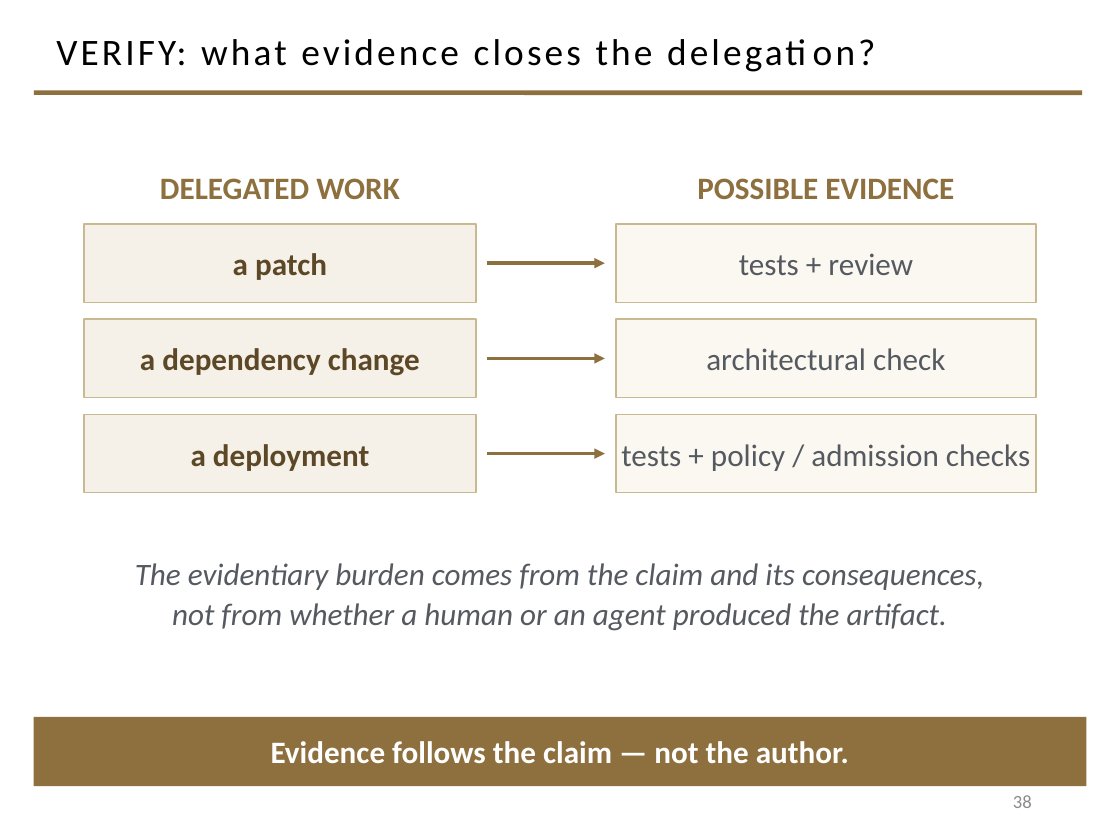
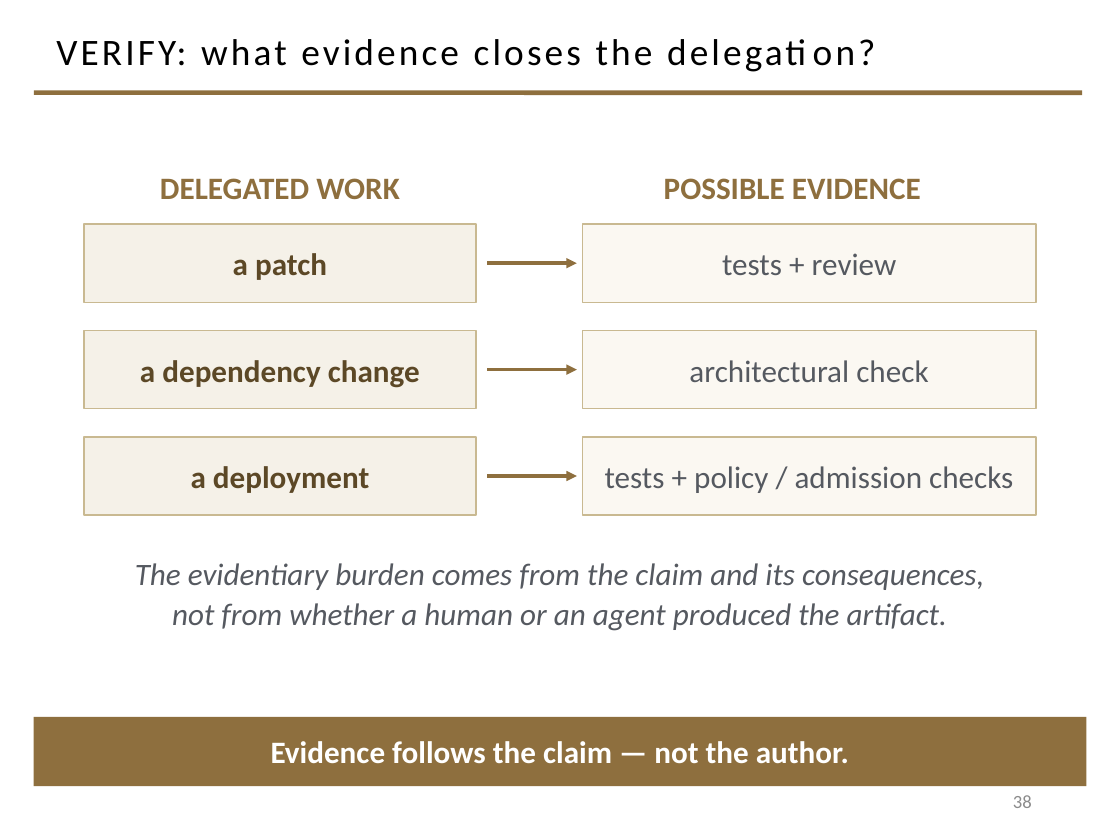
Before and after one commit to davisjam/model-based-agentic-software-engineering, a slide deck: slide 38 of course/lectures/act-2-building-systems-and-governing-changes/01-agent-levers/2-1-Agents.pptx. Drawn at 1120x840 pixels with LibreOffice and Linux fonts; fonts in the diff are those of the drawing; background and template pictures are left out. Boxes give left, top, right and bottom in pixels: in the first picture for what was removed or moved away, otherwise in the second. Text is boxed around its words. In the diff, an @@ line names an element or a change of style, - is before the commit and + after.

```diff
--- a/course/lectures/act-2-building-systems-and-governing-changes/01-agent-levers/2-1-Agents.pptx
+++ b/course/lectures/act-2-building-systems-and-governing-changes/01-agent-levers/2-1-Agents.pptx
@@ text "POSSIBLE EVIDENCE": place and size @@
-text "POSSIBLE EVIDENCE" at [697,178,954,199]
+text "POSSIBLE EVIDENCE" at [664,178,921,199]
@@ rectangle "tests + review": place and size @@
-rectangle "tests + review" at [616,224,1036,302]
+rectangle "tests + review" at [582,224,1036,302]
@@ arrow moved from (487, 263) - (605, 263) to (487, 263) - (577, 263) @@
@@ rectangle "a dependency change": place and size @@
-rectangle "a dependency change" at [84,319,476,398]
+rectangle "a dependency change" at [84,330,476,409]
@@ rectangle "architectural check": place and size @@
-rectangle "architectural check" at [616,319,1036,398]
+rectangle "architectural check" at [582,330,1036,409]
@@ arrow moved from (487, 358) - (605, 358) to (487, 370) - (577, 370) @@
@@ rectangle "a deployment": place and size @@
-rectangle "a deployment" at [84,414,476,493]
+rectangle "a deployment" at [84,437,476,515]
@@ rectangle "tests + policy / admission ...": place and size @@
-rectangle "tests + policy / admission ..." at [616,414,1036,493]
+rectangle "tests + policy / admission ..." at [582,437,1036,515]
@@ arrow moved from (487, 454) - (605, 454) to (487, 476) - (577, 476) @@
```
Also in this commit, not shown: 8 other slides changed.
